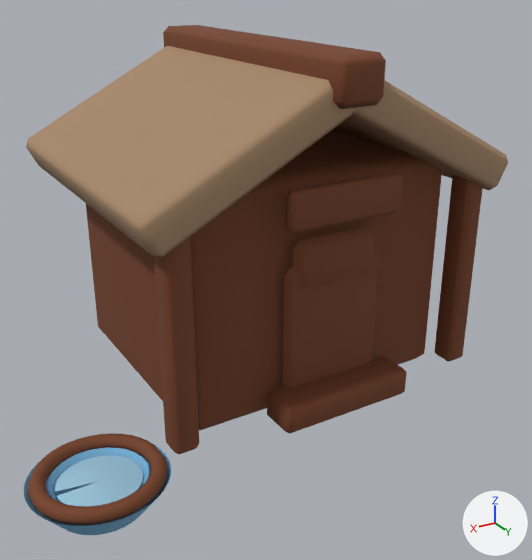
What one commit did to the Blender file assets/game-assets/DogHouse.blend.
One viewpoint serves both versions: a camera (50 mm lens) standing at (0.993, 1.704, 1.062) and looking at (0.088, 0.196, 0.308). Lighting does not change. The marker at lower right points along +X, +Y and +Z. The first picture is the older version.

The first picture shows 'DogHouse_Bowl_Rim', 'DogHouse_Bowl_Water', 'DogHouse_Door', 'DogHouse_DoorTop', 'DogHouse_NamePlate', 'DogHouse_RidgeCap', 'DogHouse_Roof_Left', 'DogHouse_Roof_Right', 'DogHouse_Threshold', 'DogHouse_Trim_Left', 'DogHouse_Trim_Right', 'DogHouse_Walls' and 1 more.
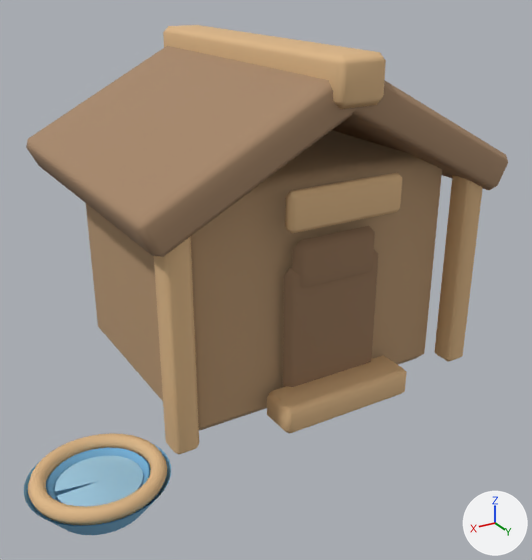
What the commit changed:
Material 'Material.DogHouse.RedWood' (mat_material_doghouse_redwood) changes colour from brown #764024 to brown #b89773; in linear values from (0.18, 0.052, 0.018) to (0.48, 0.31, 0.17).
Material 'Material.DogHouse.DarkRedWood' (mat_material_doghouse_darkredwood) changes colour from brown #764024 to brown #957659; in linear values from (0.18, 0.052, 0.018) to (0.3, 0.18, 0.1).
Material 'Material.DogHouse.WarmTrim' (mat_material_doghouse_warmtrim) changes colour from brown #764024 to beige #ddb686; in linear values from (0.18, 0.052, 0.018) to (0.72, 0.47, 0.24).

Pixel boxes (x1, y1, x2, y2) of what changed, in the pictures (532 x 560 px):
'DogHouse_Walls', recoloured (lighter)
    both: (86, 130, 442, 431)
'DogHouse_Door', recoloured (lighter)
    both: (283, 249, 378, 387)
'DogHouse_RidgeCap', recoloured (brown to beige)
    both: (163, 25, 386, 109)
'DogHouse_Trim_Right', recoloured (brown to beige)
    both: (154, 236, 199, 454)
'DogHouse_Threshold', recoloured (brown to beige)
    both: (267, 355, 407, 434)
'DogHouse_Trim_Left', recoloured (brown to beige)
    both: (435, 175, 483, 362)
'DogHouse_Bowl_Rim', recoloured (brown to beige)
    both: (28, 433, 167, 525)
'DogHouse_NamePlate', recoloured (brown to beige)
    both: (285, 173, 402, 233)
'DogHouse_DoorTop', recoloured (lighter)
    both: (293, 226, 375, 289)
